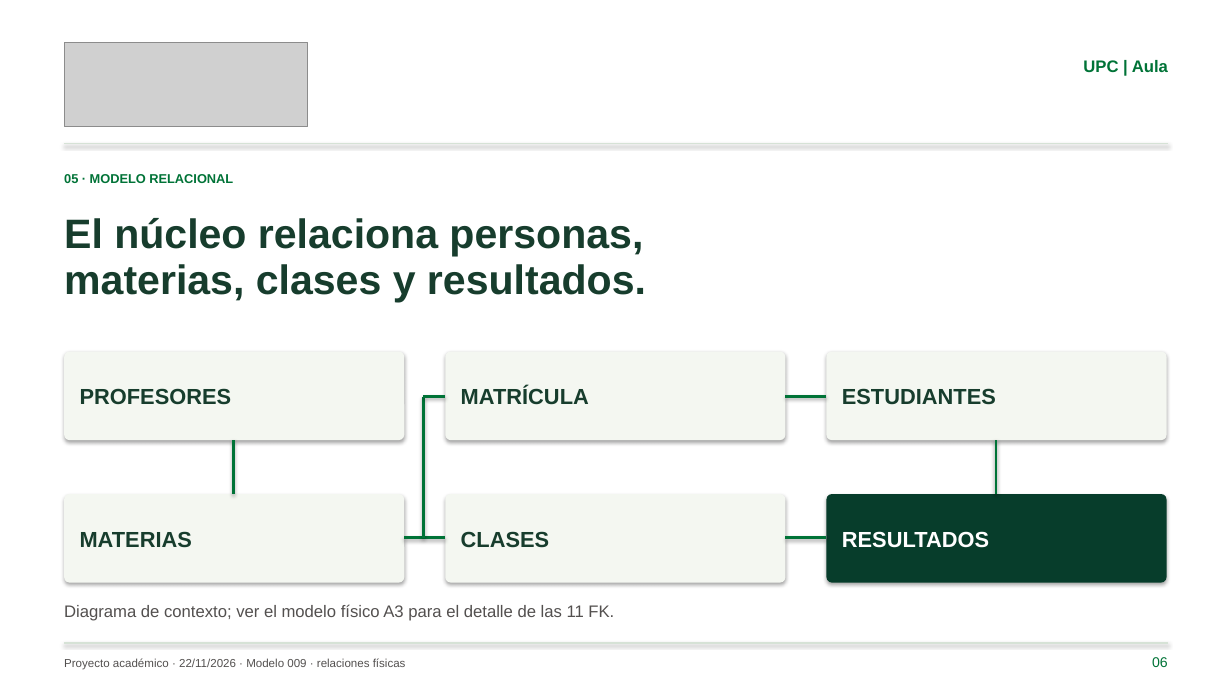
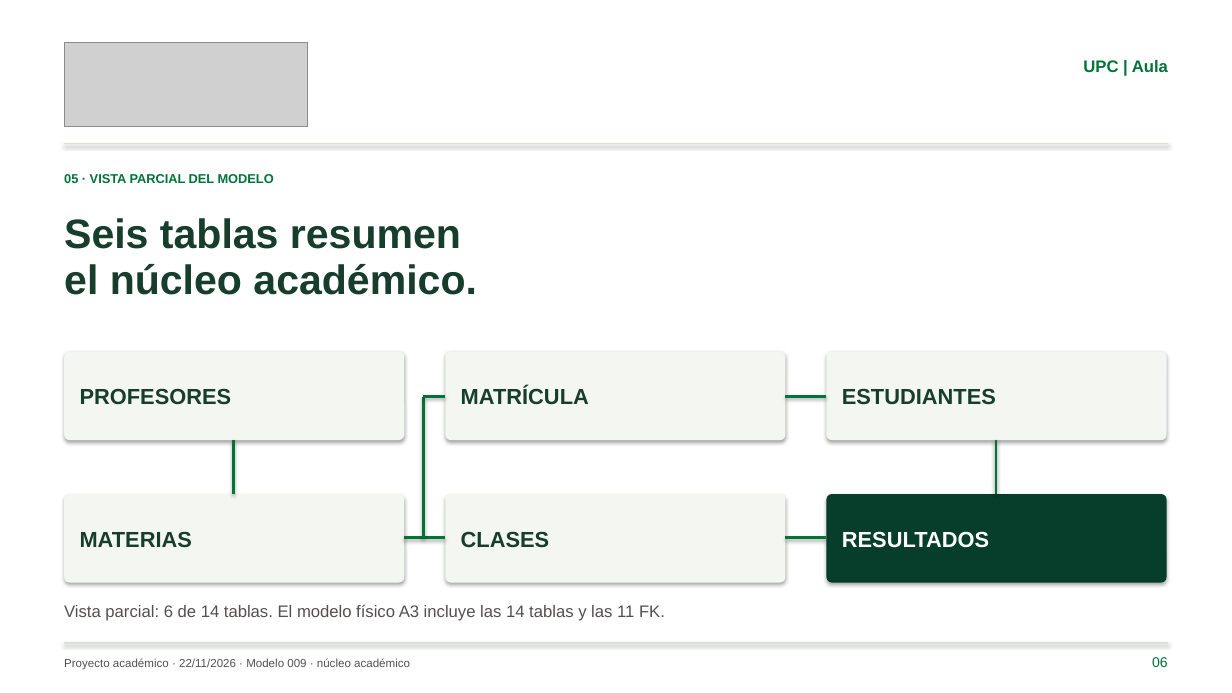
Before and after one commit to rcamilorodriguez1/ControlAsistenciaUPC, a slide deck: slide 6 of docs/UPC_Aula_Presentacion_Base_de_Datos.pptx. Drawn at 1232x693 pixels with LibreOffice and Linux fonts; fonts in the diff are those of the drawing; grey boxes stand for pictures. Boxes give left, top, right and bottom in pixels: in the first picture for what was removed or moved away, otherwise in the second. Text is boxed around its words. In the diff, an @@ line names an element or a change of style, - is before the commit and + after.

Commit message:
Aclara las 14 tablas y las vistas parciales del modelo relacional

```diff
--- a/docs/UPC_Aula_Presentacion_Base_de_Datos.pptx
+++ b/docs/UPC_Aula_Presentacion_Base_de_Datos.pptx
@@ text at <box>64,173,274,186</box>: text changed @@
-05 · MODELO RELACIONAL
+05 · VISTA PARCIAL DEL MODELO
@@ text at <box>64,218,477,295</box>: text changed @@
-El núcleo relaciona personas,
-materias, clases y resultados.
+Seis tablas resumen
+el núcleo académico.
@@ text at <box>64,604,665,621</box>: text changed @@
-Diagrama de contexto; ver el modelo físico A3 para el detalle de las 11 FK.
+Vista parcial: 6 de 14 tablas. El modelo físico A3 incluye las 14 tablas y las 11 FK.
@@ text at <box>64,658,410,670</box>: text changed @@
-Proyecto académico · 22/11/2026 · Modelo 009 · relaciones físicas
+Proyecto académico · 22/11/2026 · Modelo 009 · núcleo académico
```
Also in this commit, not shown: 1 other slide changed, 11 other files.
